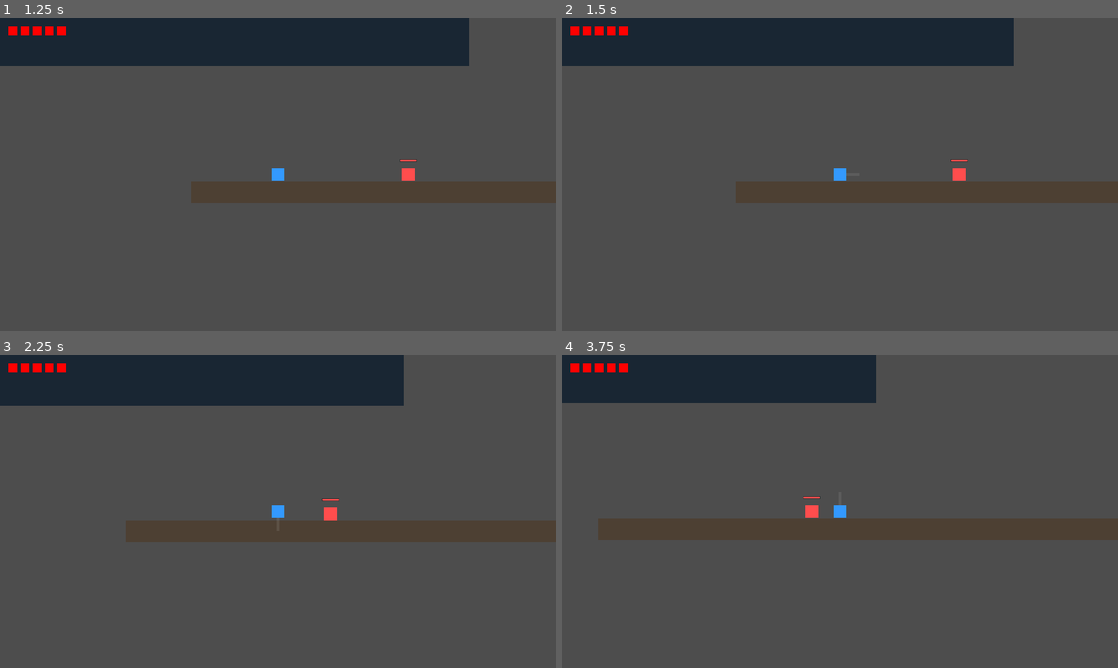
Above: before the commit, frames 1-4 (two rows, left to right).
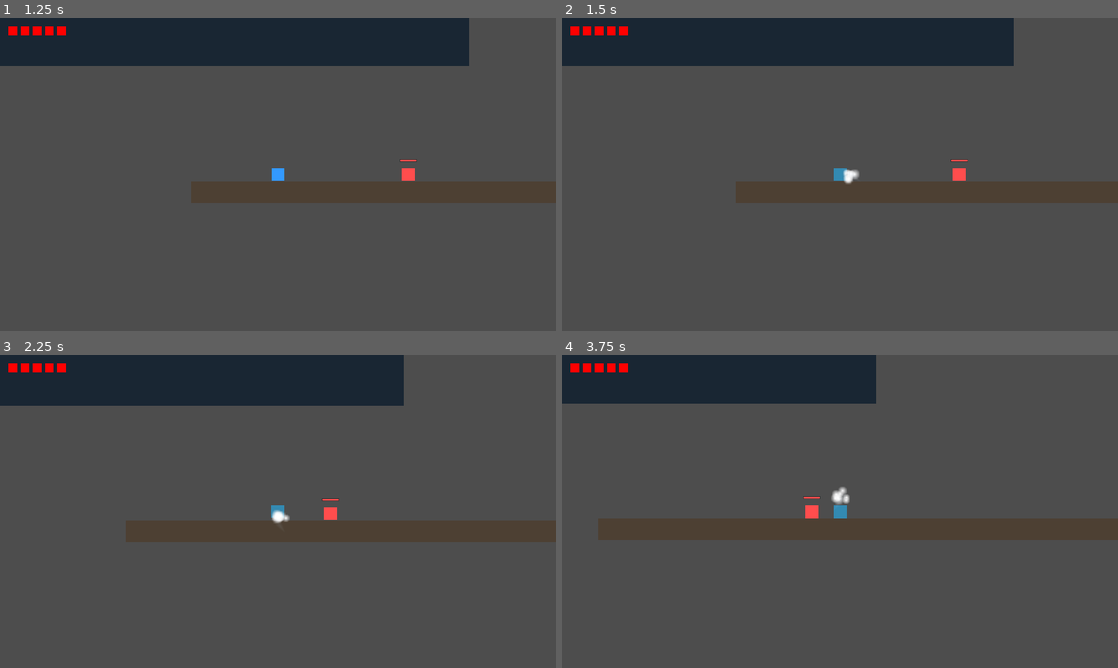
Above: after the commit, the same moments.

Repository: shengpeng319/hollow-knight-like
Game: Godot game, scene res://scenes/main.tscn
Two runs of this game, one before a commit and one after it. Both use one fixed random seed, a clock stepped at 60 frames per second and the inputs below.
Inputs:
- Up to frame 1 (1.25 s): click "Start Game" at 0.5 s
- Up to frame 2 (1.5 s): tap Enter at 1.25 s; hold Up (move_right) from 1.28 s (still down); tap J (attack) at 1.35 s
- Up to frame 3 (2.25 s): tap K (jump) at 1.52 s; release Up (move_right) at 2.03 s; hold S (move_down) from 2.03 s (still down); tap J (attack) at 2.1 s
- Up to frame 4 (3.75 s): tap K (jump) at 2.27 s; release S (move_down) at 2.78 s; hold Up (move_right) 2.78-3.53 s; tap Space (dash) at 2.85 s; tap J (attack) at 3.05, 3.6 s; hold W (move_up) from 3.53 s (still down)

Frame 1 is identical in both runs. In frame 2, 0.2% of the frame differs, in the area x 48-73%, y 45-54%; in frame 3, 0.2%; in frame 4, 0.4%, in the area x 0-57%, y 15-53%.

Commit message:
fix issue

Diff:
--- a/scripts/player/player.gd
+++ b/scripts/player/player.gd
@@ -26,6 +26,11 @@
 @export_group("Animation Settings")
 @export var attack_animation_speed: float = 0.15
 @export var slash_arc_degrees: float = 120.0
+@export var slash_width: float = 8.0
+@export var slash_length: float = 40.0
+@export var slash_color: Color = Color(0.9, 0.95, 1.0, 1.0)
+@export var enable_particles: bool = true
+@export var particle_count: int = 8
 
 var _current_health: int
 var _current_jumps: int = 0
@@ -38,10 +43,15 @@
 var _is_invincible: bool = false
 var _facing_right: bool = true
 var _start_position: Vector2
-var _current_attack_dir: int = 0  # 0=horizontal, 1=up, -1=down
-
-# Attack slash sprite
+var _current_attack_dir: int = 0
+
 var _slash_sprite: Sprite2D = null
+var _slash_particles: GPUParticles2D = null
+
+var _combo_count: int = 0
+var _combo_timer: float = 0.0
+var _combo_window: float = 0.5
+var _max_combo: int = 4
 
 @onready var _gravity: float = ProjectSettings.get_setting("physics/2d/default_gravity")
 @onready var _sprite: Node = $PlayerSprite if has_node("PlayerSprite") else null
@@ -58,6 +68,7 @@
 		_process_dash(delta)
 		return
 
+	_update_combo_timer(delta)
 	_apply_gravity(delta)
 	_handle_input()
 	_handle_jump()
@@ -65,6 +76,12 @@
 	_handle_attack()
 	_move()
 	_flip_sprite()
+
+func _update_combo_timer(delta: float) -> void:
+	if _combo_timer > 0:
+		_combo_timer -= delta
+		if _combo_timer <= 0:
+			_combo_count = 0
 
 func _handle_input() -> void:
 	velocity.x = Input.get_axis("move_left", "move_right") * move_speed
@@ -123,85 +140,193 @@
 	_can_attack = false
 	_is_attacking = true
 
-	# Determine attack direction
+	_combo_count = (_combo_count + 1) % (_max_combo + 1)
+	_combo_timer = _combo_window
+
 	_current_attack_dir = 0
 	if Input.is_action_pressed("move_up"):
 		_current_attack_dir = 1
 	elif Input.is_action_pressed("move_down"):
 		_current_attack_dir = -1
 
-	print("Attack! Direction: ", _current_attack_dir, " facing: ", _facing_right)
-
-	# Player color flash
-	if _sprite:
-		_sprite.modulate = Color(1, 1, 1, 1)
-
-	# Show slash animation
+	print("Attack! Combo: ", _combo_count, " Direction: ", _current_attack_dir, " facing: ", _facing_right)
+
+	_modulate_for_combo()
 	_create_slash_effect()
-
-	# Detect enemies
 	_detect_enemies()
 
-	# Wait for animation
 	await get_tree().create_timer(attack_animation_speed).timeout
 
-	# Reset sprite color
-	if _sprite:
-		_sprite.modulate = Color(0.2, 0.6, 1, 1)
-
-	# Wait for cooldown
+	_reset_sprite()
+
 	await get_tree().create_timer(attack_cooldown).timeout
 	_can_attack = true
 	_is_attacking = false
 
+func _modulate_for_combo() -> void:
+	if not _sprite:
+		return
+
+	var combo_colors = [
+		Color(1, 1, 1, 1),
+		Color(1, 0.9, 0.7, 1),
+		Color(1, 0.8, 0.5, 1),
+		Color(1, 0.6, 0.3, 1),
+		Color(1, 0.4, 0.2, 1)
+	]
+	_sprite.modulate = combo_colors[_combo_count]
+
+func _reset_sprite() -> void:
+	if _sprite:
+		_sprite.modulate = Color(0.2, 0.6, 1, 1)
+
 func _create_slash_effect() -> void:
-	# Remove old slash if exists
 	if _slash_sprite and is_instance_valid(_slash_sprite):
 		_slash_sprite.queue_free()
 		await get_tree().process_frame
 
-	# Create slash as a rectangle
 	_slash_sprite = Sprite2D.new()
-	_slash_sprite.texture = _generate_slash_texture()
-	_slash_sprite.modulate = Color(1, 1, 1, 0.9)
-
-	# Position and rotate based on attack direction
+	_slash_sprite.texture = _generate_arc_slash_texture()
+	_slash_sprite.modulate = slash_color
+
 	var offset = Vector2.ZERO
 	var rotation = 0.0
 
 	match _current_attack_dir:
-		0:  # Horizontal slash - right or left
-			offset = Vector2(30 * (1 if _facing_right else -1), 0)
-			rotation = 0.0
-		1:  # Up slash
-			offset = Vector2(0, -30)
+		0:
+			offset = Vector2(25 * (1 if _facing_right else -1), 0)
+			rotation = 0.0 if _facing_right else deg_to_rad(180)
+		1:
+			offset = Vector2(0, -25)
 			rotation = deg_to_rad(-90)
-		-1:  # Down slash
-			offset = Vector2(0, 30)
+		-1:
+			offset = Vector2(0, 25)
 			rotation = deg_to_rad(90)
 
 	_slash_sprite.position = offset
 	_slash_sprite.rotation = rotation
+	_slash_sprite.z_index = 10
 	add_child(_slash_sprite)
 
-	# Animate fade out
+	_animate_slash_arc()
+	_create_particles()
+	_trigger_screen_shake()
+
+func _generate_arc_slash_texture() -> ImageTexture:
+	var img_width = int(slash_length * 1.5)
+	var img_height = int(slash_width * 3)
+	var img = Image.create(img_width, img_height, false, Image.FORMAT_RGBA8)
+	img.fill(Color(0, 0, 0, 0))
+
+	var center_y = img_height / 2.0
+	var thickness = slash_width
+
+	for x in range(img_width):
+		var progress = float(x) / float(img_width)
+		var angle = -slash_arc_degrees / 2.0 + slash_arc_degrees * progress
+		var dist_from_center = abs(sin(progress * PI)) * thickness
+
+		for y in range(img_height):
+			var dist = abs(y - center_y)
+			if dist < dist_from_center:
+				var alpha = 1.0 - (dist / dist_from_center)
+				alpha *= 1.0 - pow(abs(progress - 0.5) * 2, 2)
+				var col = slash_color
+				col.a = alpha * 0.9
+				img.set_pixel(x, y, col)
+
+	return ImageTexture.create_from_image(img)
+
+func _animate_slash_arc() -> void:
 	var tween = create_tween()
-	tween.tween_property(_slash_sprite, "modulate:a", 0.0, attack_animation_speed)
+	var start_rot = _slash_sprite.rotation
+	var arc_amount = deg_to_rad(slash_arc_degrees * 0.3)
+
+	match _current_attack_dir:
+		0:
+			tween.tween_property(_slash_sprite, "rotation", start_rot + arc_amount * (1 if _facing_right else -1), attack_animation_speed * 0.3)
+		1:
+			tween.tween_property(_slash_sprite, "rotation", start_rot + arc_amount, attack_animation_speed * 0.3)
+		-1:
+			tween.tween_property(_slash_sprite, "rotation", start_rot - arc_amount, attack_animation_speed * 0.3)
+
+	tween.parallel().tween_property(_slash_sprite, "modulate:a", 0.0, attack_animation_speed)
 	tween.tween_callback(_clear_slash_sprite)
 
-func _generate_slash_texture() -> ImageTexture:
-	var width = 30
-	var height = 5
-
-	var img = Image.create(width, height, false, Image.FORMAT_RGBA8)
+func _create_particles() -> void:
+	if not enable_particles:
+		return
+
+	if _slash_particles and is_instance_valid(_slash_particles):
+		_slash_particles.queue_free()
+
+	_slash_particles = GPUParticles2D.new()
+	_slash_particles.amount = particle_count
+	_slash_particles.lifetime = 0.3
+	_slash_particles.explosiveness = 1.0
+	_slash_particles.one_shot = true
+	_slash_particles.emitting = true
+
+	var particle_material = ParticleProcessMaterial.new()
+	particle_material.emission_shape = ParticleProcessMaterial.EMISSION_SHAPE_SPHERE
+	particle_material.emission_sphere_radius = 10.0
+	particle_material.direction = Vector3(1, 0, 0) if _current_attack_dir == 0 else Vector3(0, -1 if _current_attack_dir == 1 else 1, 0)
+	particle_material.spread = 60.0
+	particle_material.initial_velocity_min = 50.0
+	particle_material.initial_velocity_max = 150.0
+	particle_material.gravity = Vector3(0, 200, 0)
+	particle_material.scale_min = 2.0
+	particle_material.scale_max = 4.0
+
+	var grad = Gradient.new()
+	grad.set_color(0, Color(1, 1, 1, 1))
+	grad.set_color(1, Color(0.8, 0.9, 1, 0))
+	particle_material.color_ramp = grad
+
+	_slash_particles.process_material = particle_material
+
+	var particle_texture = _create_particle_texture()
+	_slash_particles.texture = particle_texture
+
+	match _current_attack_dir:
+		0:
+			_slash_particles.position = Vector2(30 * (1 if _facing_right else -1), 0)
+		1:
+			_slash_particles.position = Vector2(0, -30)
+		-1:
+			_slash_particles.position = Vector2(0, 30)
+
+	_slash_particles.z_index = 9
+	add_child(_slash_particles)
+
+	await get_tree().create_timer(0.35).timeout
+	if _slash_particles and is_instance_valid(_slash_particles):
+		_slash_particles.queue_free()
+		_slash_particles = null
+
+func _create_particle_texture() -> ImageTexture:
+	var size = 8
+	var img = Image.create(size, size, false, Image.FORMAT_RGBA8)
 	img.fill(Color(0, 0, 0, 0))
 
-	# Draw white rectangle
-	for x in range(width):
-		for y in range(height):
-			img.set_pixel(x, y, Color(1, 1, 1, 0.9))
+	for x in range(size):
+		for y in range(size):
+			var dist = Vector2(x - size/2.0, y - size/2.0).length()
+			if dist < size / 2.0:
+				var alpha = 1.0 - (dist / (size / 2.0))
+				img.set_pixel(x, y, Color(1, 1, 1, alpha))
 
 	return ImageTexture.create_from_image(img)
+
+func _trigger_screen_shake() -> void:
+	var camera = get_viewport().get_camera_2d()
+	if camera:
+		var original_offset = camera.offset
+		var tween = create_tween()
+		for i in range(3):
+			var shake_offset = Vector2(randf_range(-3, 3), randf_range(-3, 3))
+			tween.tween_property(camera, "offset", original_offset + shake_offset, 0.03)
+		tween.tween_property(camera, "offset", original_offset, 0.05)
 
 func _clear_slash_sprite() -> void:
 	if _slash_sprite and is_instance_valid(_slash_sprite):
